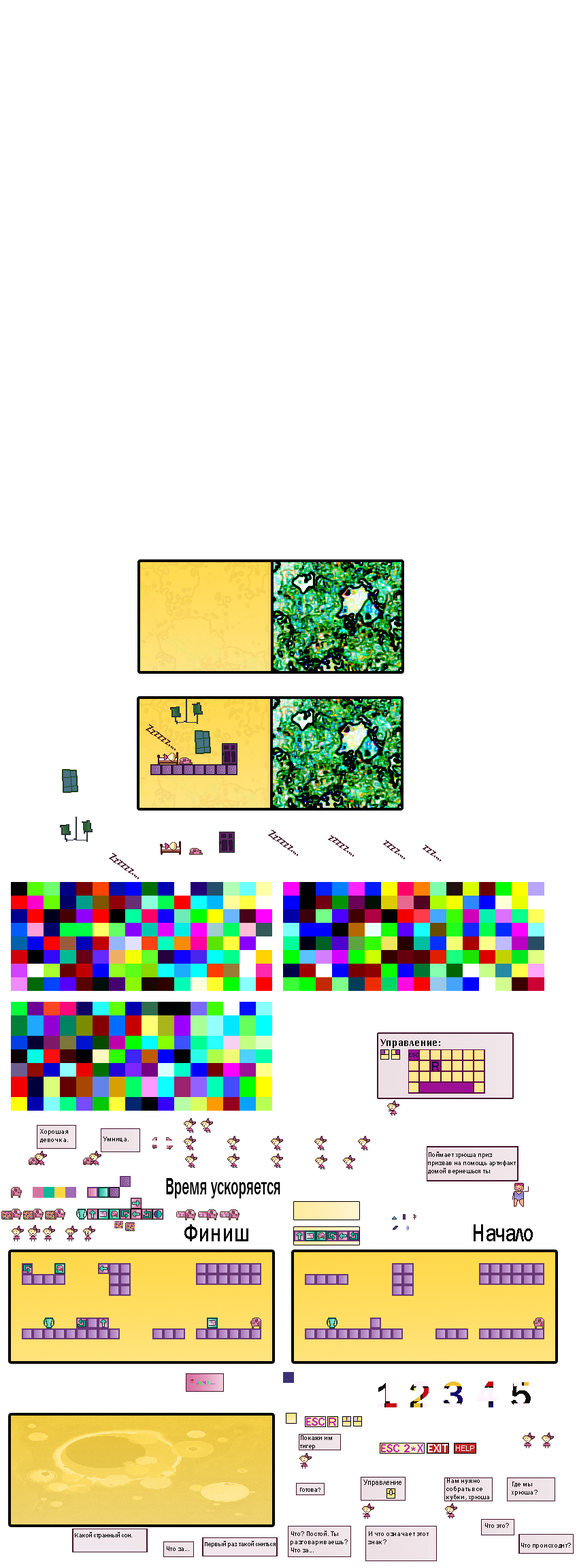
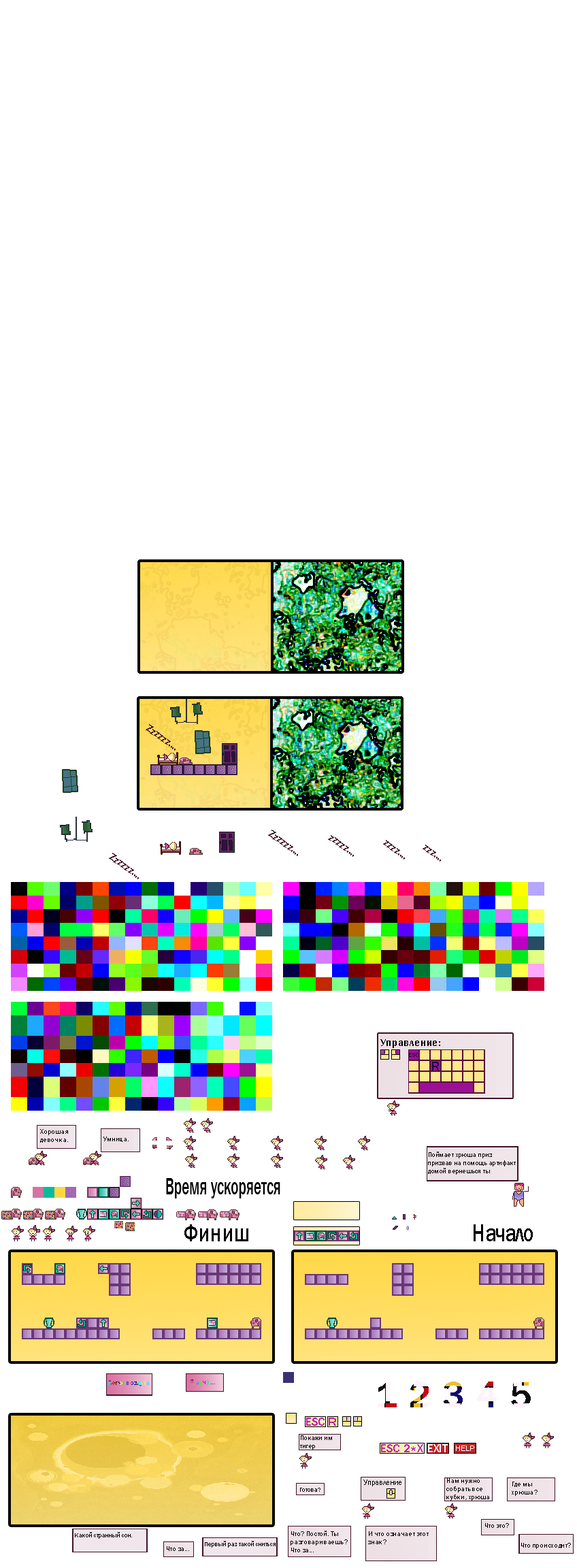
Comparing the layer stacks of the two 577 × 1568 images. Changes:
renamed "Слой 1 копия 2" to "Слой 2", painted on it over [106, 1373, 153, 1396]
removed layer "Слой 1 копия 5" over [106, 1373, 153, 1396]
